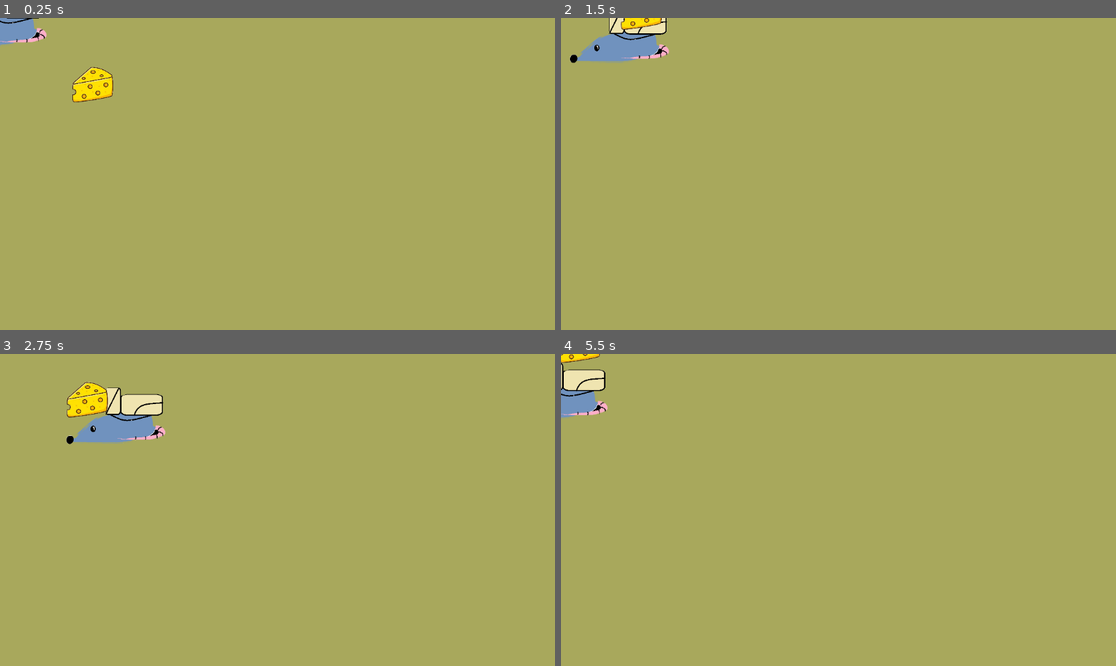
Above: before the commit, frames 1-4 (two rows, left to right).
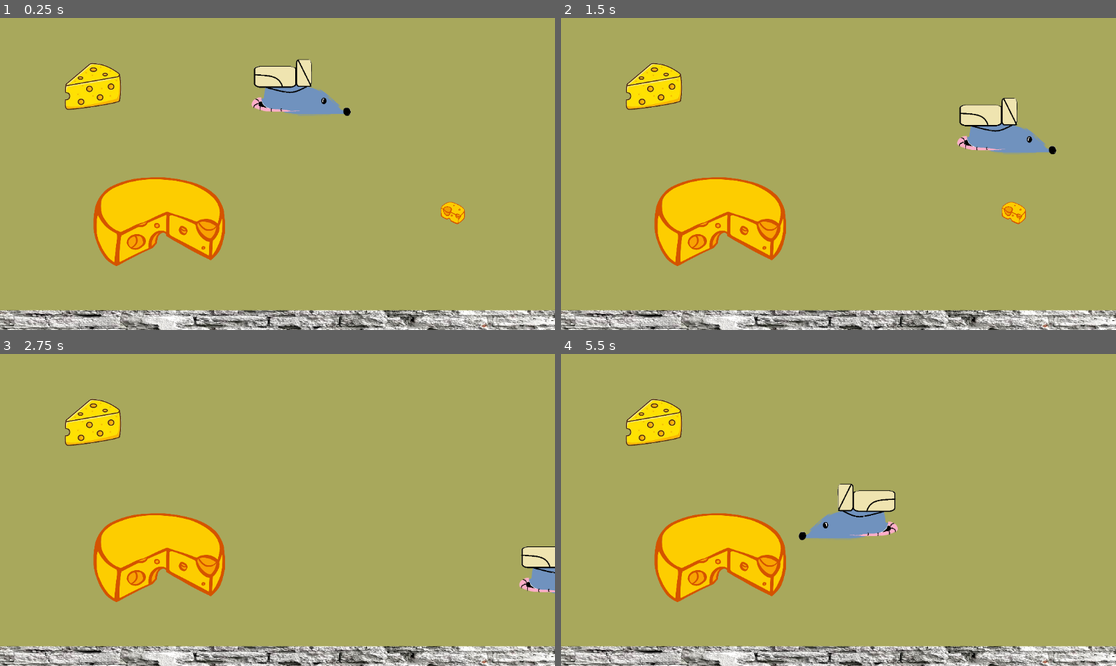
Above: after the commit, the same moments.

Repository: Airon-Tree/MouseGame
Game: Godot game, scene res://Object/main.tscn
Same seed, same stepped clock (60 frames per second), same inputs: the game is played once before the commit and once after it.
Inputs:
- Up to frame 1 (0.25 s): no input
- Up to frame 2 (1.5 s): tap Enter at 0.5 s; hold Right (move_right) 0.53-1.28 s; tap F (pickup) at 0.6, 1.35 s; hold Down (move_down) from 1.28 s (still down)
- Up to frame 3 (2.75 s): release Down (move_down) at 2.03 s; hold Right (move_right) from 2.03 s (still down); tap F (pickup) at 2.1 s
- Up to frame 4 (5.5 s): release Right (move_right) at 2.78 s; hold Up (move_up) 2.78-3.53 s; tap F (pickup) every 0.75 s from 2.85 to 5.1 s; hold Left (move_left) 3.53-5.03 s; hold Down (move_down) from 5.03 s (still down)

The runs differ from the first frame. In frame 1, 15% of the frame differs, in the area x 0-100%, y 0-100%; in frame 2, 17%; in frame 3, 15%; in frame 4, 16%.

Commit message:
basic level element without enemy

Diff:
--- /dev/null
+++ b/Object/bigcheese.tscn
@@ -0,0 +1,22 @@
+[gd_scene load_steps=4 format=3 uid="uid://ci6jhpoaafgwt"]
+
+[ext_resource type="Texture2D" uid="uid://cajeihe72rou4" path="res://Art/cartoon-cheese-5.png" id="1_7c2m3"]
+[ext_resource type="Script" uid="uid://cixq478g7dm0c" path="res://Script/pickup_item.gd" id="1_vnqyh"]
+
+[sub_resource type="RectangleShape2D" id="RectangleShape2D_vnqyh"]
+size = Vector2(283, 191)
+
+[node name="bigcheese" type="Area2D"]
+collision_layer = 2
+collision_mask = 7
+script = ExtResource("1_vnqyh")
+speed_multiplier = 0.55
+
+[node name="Sprite2D" type="Sprite2D" parent="."]
+position = Vector2(-9.499989, -2.0000038)
+scale = Vector2(0.273, 0.26436782)
+texture = ExtResource("1_7c2m3")
+
+[node name="CollisionShape2D" type="CollisionShape2D" parent="."]
+position = Vector2(-8, 2)
+shape = SubResource("RectangleShape2D_vnqyh")
--- a/Object/cheese.tscn
+++ b/Object/cheese.tscn
@@ -4,17 +4,18 @@
 [ext_resource type="Texture2D" uid="uid://c1mv8aqwg3biq" path="res://Art/Cheese.png" id="1_kbkbi"]
 
 [sub_resource type="RectangleShape2D" id="RectangleShape2D_7rnyk"]
-size = Vector2(97, 74)
+size = Vector2(156, 119)
 
 [node name="Cheese" type="Area2D"]
-collision_mask = 3
+collision_layer = 2
+collision_mask = 7
 script = ExtResource("1_7rnyk")
 
 [node name="Sprite2D" type="Sprite2D" parent="."]
-position = Vector2(-0.4999962, -2.4999962)
-scale = Vector2(0.36944446, 0.35833335)
+position = Vector2(0, 1)
+scale = Vector2(0.5083333, 0.475)
 texture = ExtResource("1_kbkbi")
 
 [node name="CollisionShape2D" type="CollisionShape2D" parent="."]
-position = Vector2(-1.5, -1)
+position = Vector2(-1, -1.5)
 shape = SubResource("RectangleShape2D_7rnyk")
--- a/Object/main.tscn
+++ b/Object/main.tscn
@@ -1,7 +1,10 @@
-[gd_scene load_steps=3 format=3 uid="uid://brh6e5ytsj3o4"]
+[gd_scene load_steps=6 format=3 uid="uid://brh6e5ytsj3o4"]
 
 [ext_resource type="PackedScene" uid="uid://cq0euw2i7edgy" path="res://Object/cheese.tscn" id="1_pka1d"]
 [ext_resource type="PackedScene" uid="uid://cgbql1xog71o8" path="res://Object/player.tscn" id="2_f1bcj"]
+[ext_resource type="PackedScene" uid="uid://ci6jhpoaafgwt" path="res://Object/bigcheese.tscn" id="3_ior4o"]
+[ext_resource type="PackedScene" uid="uid://fgd701onwood" path="res://Object/smallcheese.tscn" id="4_53eub"]
+[ext_resource type="PackedScene" uid="uid://c4tphd3q80phl" path="res://Object/wall.tscn" id="5_53eub"]
 
 [node name="Main" type="Node2D"]
 
@@ -11,6 +14,17 @@
 color = Color(1, 1, 0.42352942, 0.50980395)
 
 [node name="Player" parent="." instance=ExtResource("2_f1bcj")]
+position = Vector2(629, 144)
+base_move_speed = 400.0
 
 [node name="Cheese" parent="." instance=ExtResource("1_pka1d")]
 position = Vector2(193, 141)
+
+[node name="bigcheese" parent="." instance=ExtResource("3_ior4o")]
+position = Vector2(340, 425)
+
+[node name="smallcheese" parent="." instance=ExtResource("4_53eub")]
+position = Vector2(942, 405)
+
+[node name="wall" parent="." instance=ExtResource("5_53eub")]
+position = Vector2(498, 652)
--- a/Object/player.tscn
+++ b/Object/player.tscn
@@ -7,9 +7,10 @@
 size = Vector2(215, 81)
 
 [sub_resource type="CircleShape2D" id="CircleShape2D_uowl7"]
-radius = 147.05441
+radius = 116.03879
 
 [node name="Player" type="CharacterBody2D"]
+collision_mask = 7
 script = ExtResource("1_kwdud")
 
 [node name="Sprite2D" type="Sprite2D" parent="."]
@@ -29,4 +30,4 @@
 shape = SubResource("CircleShape2D_uowl7")
 
 [node name="HoldPoint" type="Marker2D" parent="."]
-position = Vector2(40, -42)
+position = Vector2(0, -45)
--- /dev/null
+++ b/Object/smallcheese.tscn
@@ -0,0 +1,22 @@
+[gd_scene load_steps=4 format=3 uid="uid://fgd701onwood"]
+
+[ext_resource type="Texture2D" uid="uid://72ajpu5b83ti" path="res://Art/cartoon-cheese-3.png" id="1_lb3xl"]
+[ext_resource type="Script" uid="uid://cixq478g7dm0c" path="res://Script/pickup_item.gd" id="2_kxmgs"]
+
+[sub_resource type="RectangleShape2D" id="RectangleShape2D_kxmgs"]
+size = Vector2(63, 52)
+
+[node name="smallcheese" type="Area2D"]
+collision_layer = 2
+collision_mask = 7
+script = ExtResource("2_kxmgs")
+speed_multiplier = 0.9
+
+[node name="Sprite2D" type="Sprite2D" parent="."]
+position = Vector2(-1.9999695, 3.0517578e-05)
+scale = Vector2(0.07204611, 0.07467532)
+texture = ExtResource("1_lb3xl")
+
+[node name="CollisionShape2D" type="CollisionShape2D" parent="."]
+position = Vector2(-0.5, -1)
+shape = SubResource("RectangleShape2D_kxmgs")
--- /dev/null
+++ b/Object/wall.tscn
@@ -0,0 +1,19 @@
+[gd_scene load_steps=3 format=3 uid="uid://c4tphd3q80phl"]
+
+[ext_resource type="Texture2D" uid="uid://dvmx8yxswesrr" path="res://Art/white-brick-wall-background.jpg" id="1_cqx7o"]
+
+[sub_resource type="RectangleShape2D" id="RectangleShape2D_0qf77"]
+size = Vector2(1165, 88)
+
+[node name="wall" type="StaticBody2D"]
+collision_layer = 4
+collision_mask = 3
+
+[node name="CollisionShape2D" type="CollisionShape2D" parent="."]
+position = Vector2(74.5, 3)
+shape = SubResource("RectangleShape2D_0qf77")
+
+[node name="Sprite2D" type="Sprite2D" parent="."]
+position = Vector2(81.62497, 1)
+scale = Vector2(0.2906875, 0.14046545)
+texture = ExtResource("1_cqx7o")
--- a/Script/pickup_item.gd
+++ b/Script/pickup_item.gd
@@ -1,4 +1,11 @@
 extends Area2D
+
+# Multiplies the player's base speed while this item is held.
+# Example presets:
+#   smallcheese: 0.90  (low effect)
+#   cheese:      0.75  (medium)
+#   bigcheese:   0.55  (heavy)
+@export_range(0.1, 1.0, 0.01) var speed_multiplier: float = 0.75
 
 @export var float_when_held: bool = true
 @export var held_z_boost: int = 1
@@ -12,7 +19,15 @@
 func is_item_pickable() -> bool:
 	return _pickable
 
+func get_carry_speed_multiplier() -> float:
+	return speed_multiplier
+
+# holder: Player; hold_point: Marker2D on the player
 func on_pickup(holder: Node2D, hold_point: Marker2D) -> void:
+	if self.is_ancestor_of(holder):
+		push_warning("Item is an ancestor of Player. Fix Main.tscn: make Player and items siblings.")
+		return
+
 	_pickable = false
 	_original_z = z_index
 	monitoring = false
--- a/Script/player.gd
+++ b/Script/player.gd
@@ -1,23 +1,42 @@
 extends CharacterBody2D
 
-@export var move_speed: float = 170.0
+@export var base_move_speed: float = 170.0
 @export var interact_area_path: NodePath = ^"InteractArea"
 @export var hold_point_path: NodePath = ^"HoldPoint"
 
 @onready var interact_area: Area2D = _fetch_interact_area()
 @onready var hold_point: Marker2D = _fetch_hold_point()
+@onready var sprite: Sprite2D = $Sprite2D
 
 var held_item: Node2D = null
+var last_move_dir := Vector2.RIGHT
+
+func _player_draw_z() -> int:
+	sprite.z_as_relative = false
+	sprite.z_index = max(sprite.z_index, 100)
+	return sprite.z_index
+
+func _ready() -> void:
+	_player_draw_z()  # lock in player's high z
 
 func _physics_process(_delta: float) -> void:
-	# Movement
+	# Movement input
 	var dir := Vector2(
 		Input.get_action_strength("move_right") - Input.get_action_strength("move_left"),
 		Input.get_action_strength("move_down") - Input.get_action_strength("move_up")
 	)
 	if dir.length() > 1.0:
 		dir = dir.normalized()
-	velocity = dir * move_speed
+
+	if dir != Vector2.ZERO:
+		last_move_dir = dir
+
+	if last_move_dir.x != 0.0:
+		sprite.flip_h = last_move_dir.x > 0.0
+
+	# Apply carry slow-down if holding an item
+	var speed := base_move_speed * _get_carry_speed_multiplier()
+	velocity = dir * speed
 	move_and_slide()
 
 	# Toggle pick/drop on F
@@ -28,6 +47,13 @@
 			var target := _get_closest_item_in_range()
 			if target:
 				_pickup_item(target)
+
+func _get_carry_speed_multiplier() -> float:
+	if held_item and held_item.has_method("get_carry_speed_multiplier"):
+		var m: float = float(held_item.call("get_carry_speed_multiplier"))
+		if m > 0.0:
+			return m
+	return 1.0
 
 func _fetch_interact_area() -> Area2D:
 	var node: Area2D = null
@@ -45,7 +71,6 @@
 		node = get_node_or_null(hold_point_path) as Marker2D
 	if node == null:
 		node = $HoldPoint if has_node("HoldPoint") else null
-	# create one for testing
 	if node == null:
 		node = Marker2D.new()
 		node.name = "HoldPoint"
@@ -54,6 +79,19 @@
 		print('Player: HoldPoint was missing, created one at (0, -32).')
 	return node
 
+func _valid_pick_target(n: Node) -> bool:
+	if not (n is Node2D):
+		return false
+	if n.has_method("is_item_pickable"):
+		if not n.call("is_item_pickable"):
+			return false
+	elif not n.is_in_group("pickup"):
+		return false
+	# Prevent cycles
+	if n.is_ancestor_of(self) or self.is_ancestor_of(n):
+		return false
+	return true
+
 func _get_closest_item_in_range() -> Node2D:
 	if interact_area == null:
 		return null
@@ -61,27 +99,26 @@
 	var best_d2 := INF
 
 	for a in interact_area.get_overlapping_areas():
-		if a is Node2D and _is_item_pickable(a):
-			var d2 := global_position.distance_squared_to(a.global_position)
+		if _valid_pick_target(a):
+			var d2 := global_position.distance_squared_to((a as Node2D).global_position)
 			if d2 < best_d2:
 				best = a
 				best_d2 = d2
 
 	for b in interact_area.get_overlapping_bodies():
-		if b is Node2D and _is_item_pickable(b):
-			var d2 := global_position.distance_squared_to(b.global_position)
+		if _valid_pick_target(b):
+			var d2 := global_position.distance_squared_to((b as Node2D).global_position)
 			if d2 < best_d2:
 				best = b
 				best_d2 = d2
 
 	return best
 
-func _is_item_pickable(n: Node) -> bool:
-	if n.has_method("is_item_pickable"):
-		return n.call("is_item_pickable")
-	return n.is_in_group("pickup")
+func _pickup_item(item: Node2D) -> void:
+	if item.is_ancestor_of(self) or self.is_ancestor_of(item):
+		push_warning("Cannot pick this item due to scene hierarchy (would create a cycle). Make Player and items siblings.")
+		return
 
-func _pickup_item(item: Node2D) -> void:
 	if item.has_method("on_pickup"):
 		item.call("on_pickup", self, hold_point)
 	else:
Binary file added: Art/cartoon-cheese-3.png
Not shown, added: Art/cartoon-cheese-3.png.import
Binary file added: Art/cartoon-cheese-5.png
Not shown, added: Art/cartoon-cheese-5.png.import
Binary file added: Art/white-brick-wall-background.jpg
Not shown, added: Art/white-brick-wall-background.jpg.import
